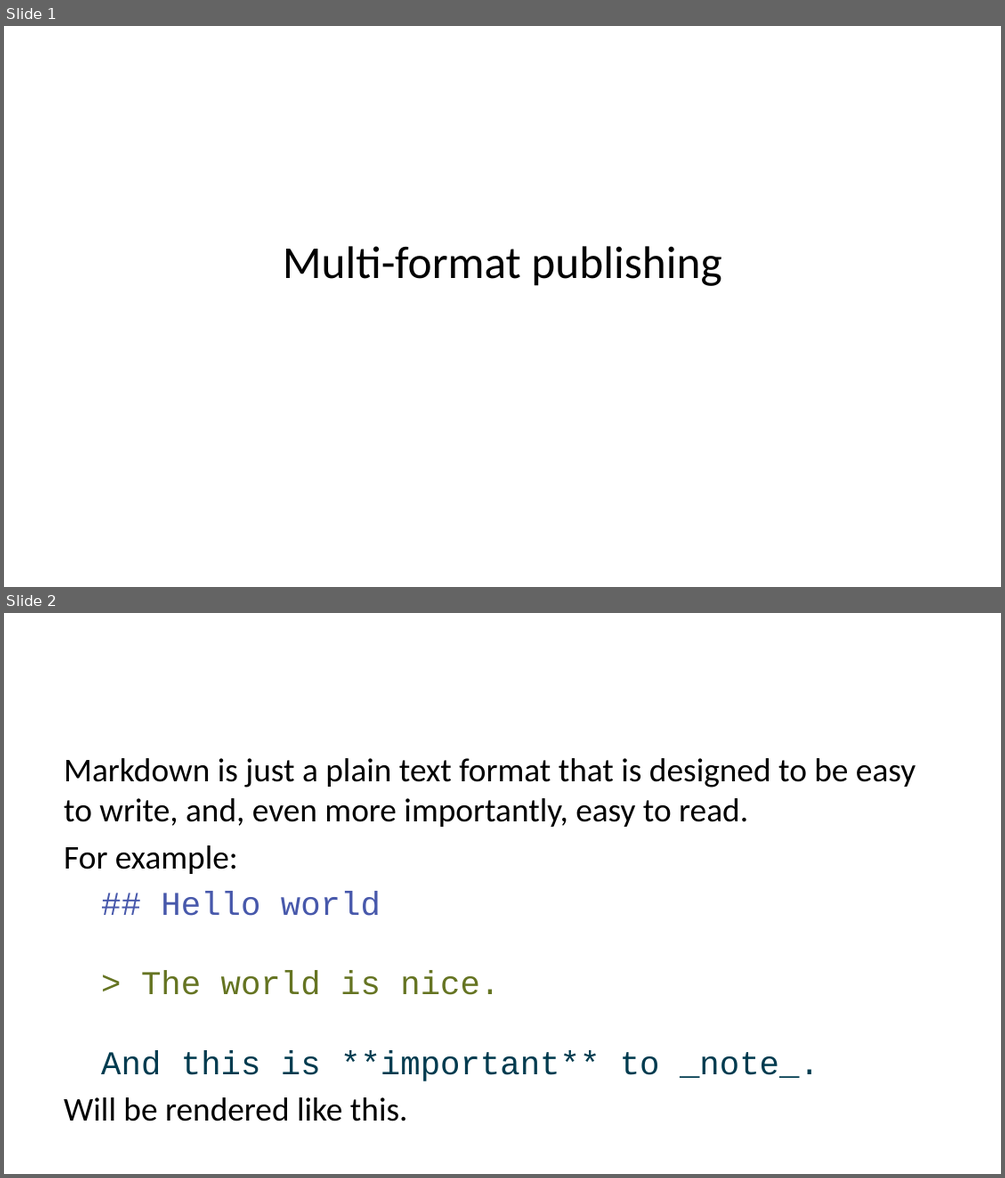
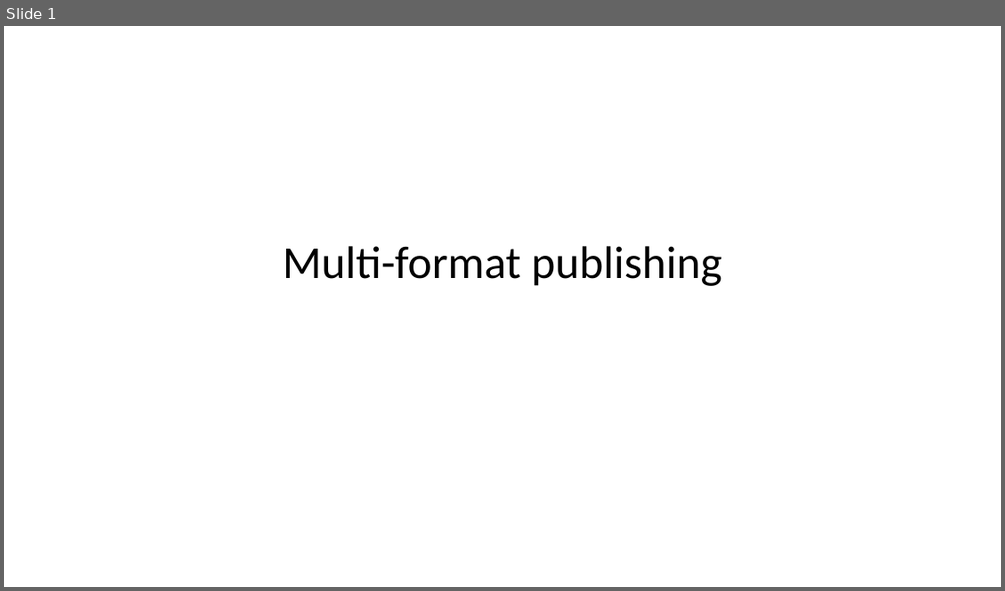
Before and after one commit to smart-edtech/template, a slide deck: multi-format.pptx. Shown one above the other, each under a label of ours: slides 1 and 2 before the commit, slide 1 after it. The pictures are 1005x1178 and 1005x591 pixels, drawn with LibreOffice and Linux fonts; fonts in the diff are those of the drawing. Boxes give left, top, right and bottom in pixels: in the first picture for what was removed or moved away, otherwise in the second. Text is boxed around its words. In the diff, an @@ line names an element or a change of style, - is before the commit and + after.

```diff
--- a/multi-format.pptx
+++ b/multi-format.pptx
@@ slide 2 removed at [4, 613, 1001, 1174], background #FFFFFF @@
@@ text removed at [64, 758, 915, 1121] @@
-Markdown is just a plain text format that is designed to be easy to write, and, even more importantly, easy to read.
-For example:
-## Hello world
-> The world is nice.
-And this is **important** to _note_.
-Will be rendered like this.
```
Also in this commit, not shown: 1 slide changed, 1 slide added, 8 other files.
